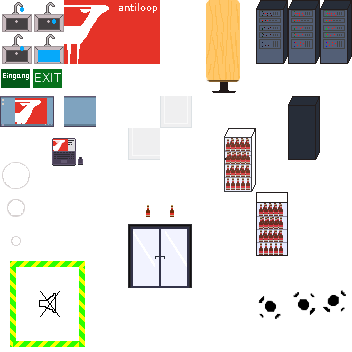
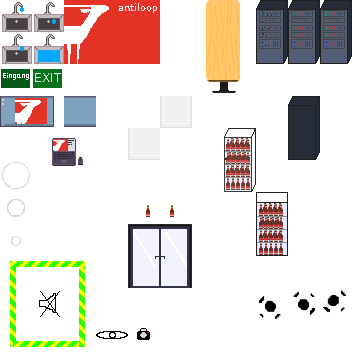
Revision of a layered 352 x 352 image; what changed, layer by layer:
added layer "Eye" above "Camera" over [96, 331, 128, 339]
added layer "Camera" above "Football Rotate" over [137, 328, 150, 340]
